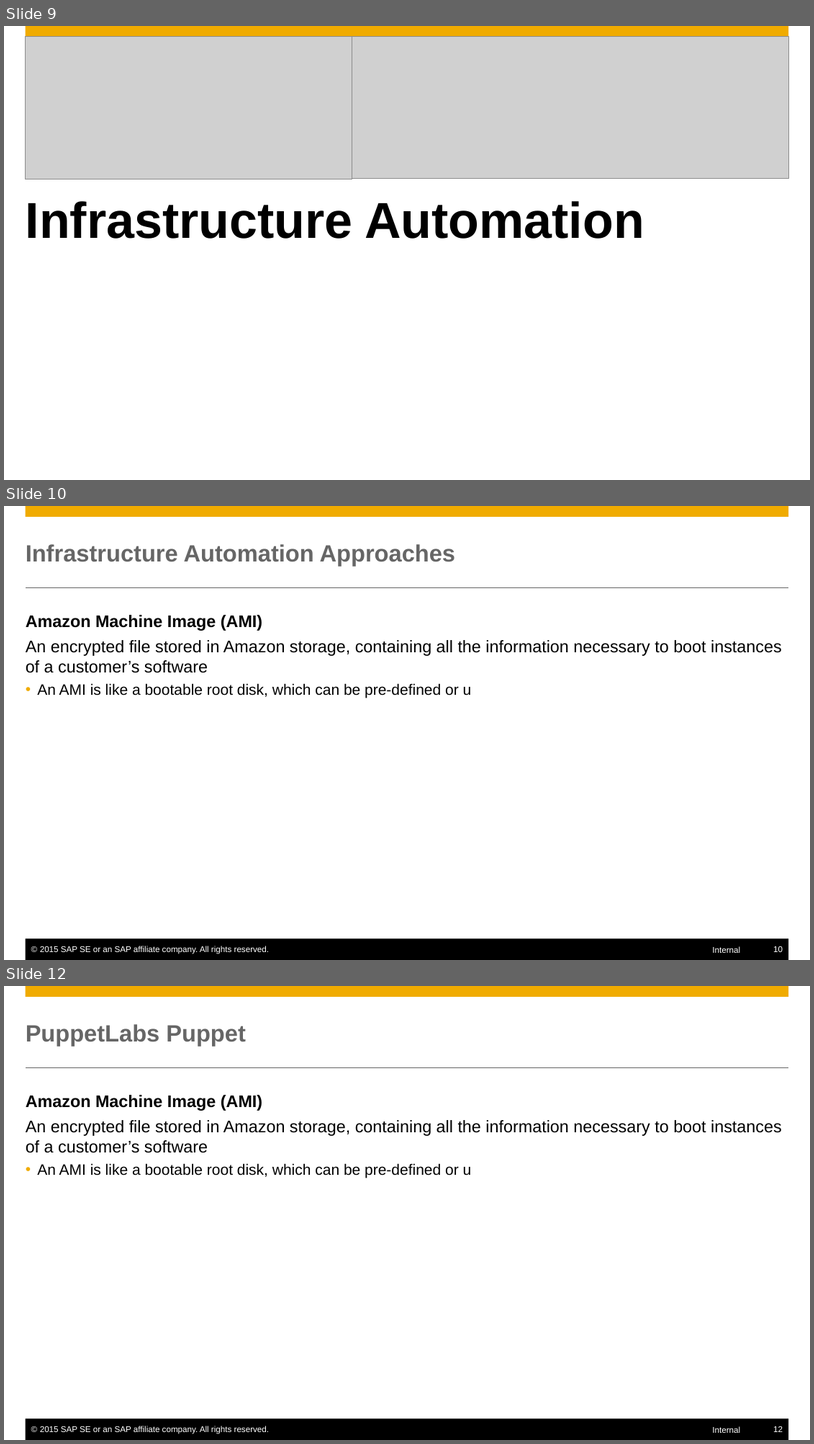
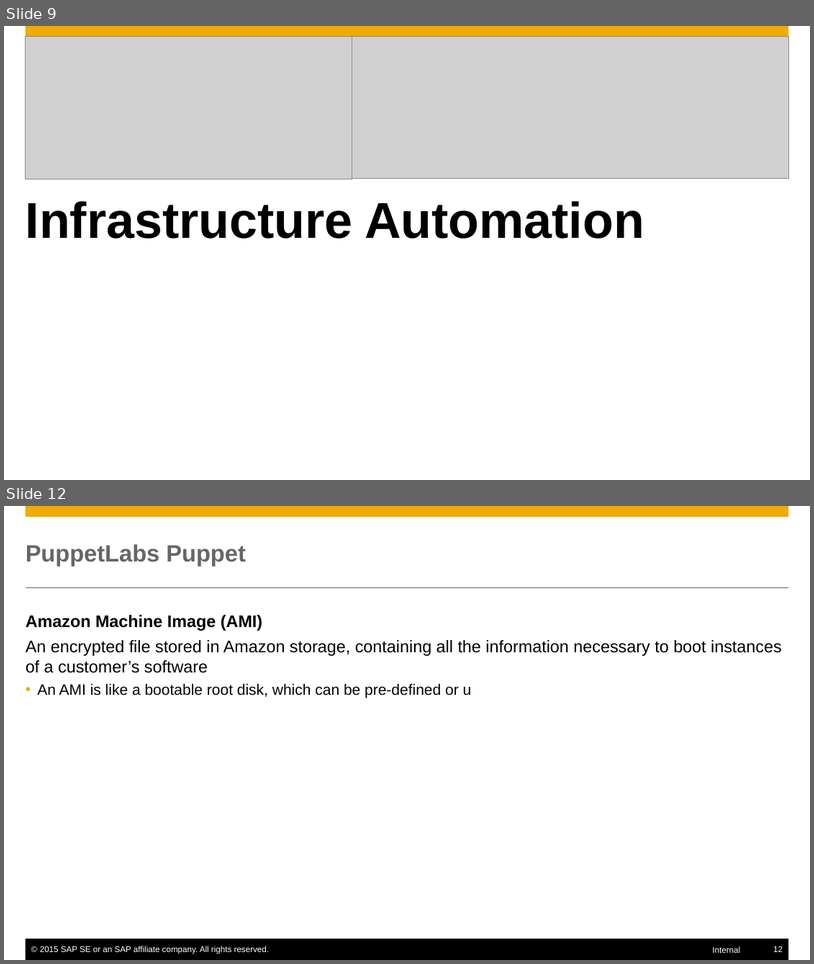
Before and after one commit to Hingo/ansible_meteor, a slide deck: presentation/slides.pptx. Shown one above the other, each under a label of ours: slides 9, 10 and 12 before the commit, slides 9 and 12 after it; the slides between them are not shown. The pictures are 814x1444 and 814x964 pixels, drawn with LibreOffice and Linux fonts; fonts in the diff are those of the drawing; grey boxes stand for pictures; background and template pictures are left out. Boxes give left, top, right and bottom in pixels: in the first picture for what was removed or moved away, otherwise in the second. Text is boxed around its words. In the diff, an @@ line names an element or a change of style, - is before the commit and + after.

Commit message:
removed the template and included Infra Automation

```diff
--- a/presentation/slides.pptx
+++ b/presentation/slides.pptx
@@ slide 10 removed at box(4, 506, 810, 960), background #FFFFFF; not listed: 6 template elements that a slide beside it also shows @@
@@ title removed at box(26, 544, 456, 566) @@
-Infrastructure Automation Approaches
@@ text removed at box(26, 615, 782, 698) @@
-Amazon Machine Image (AMI)
-  An encrypted file stored in Amazon storage, containing all the information necessary to boot instances of a customer’s software
-    • An AMI is like a bootable root disk, which can be pre-defined or u
```
Also in this commit, not shown: 3 slides changed, 5 slides added.
